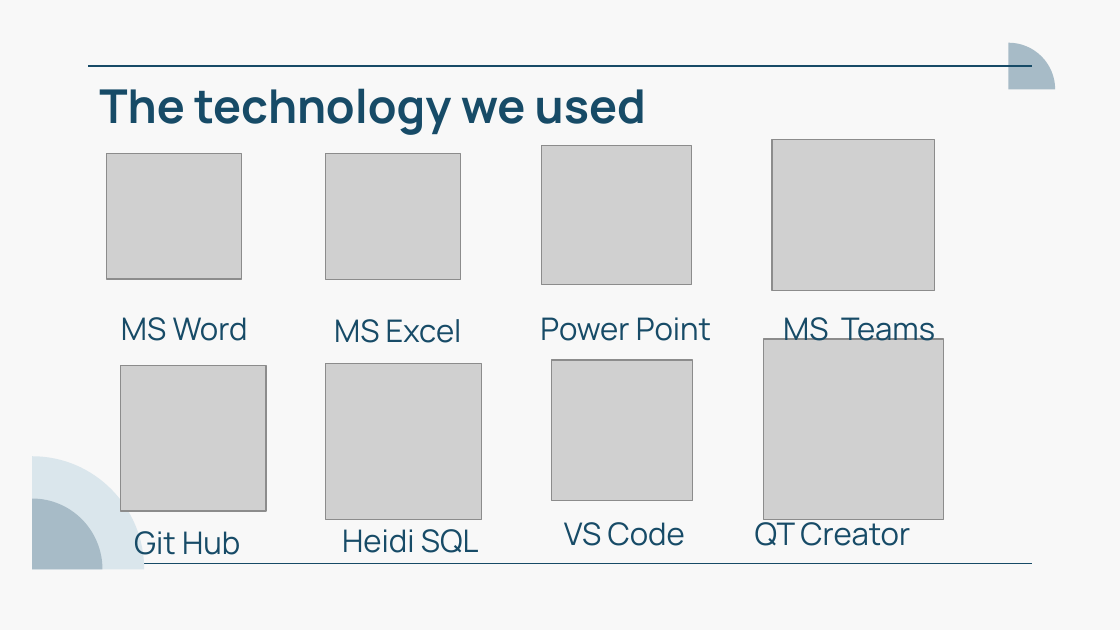
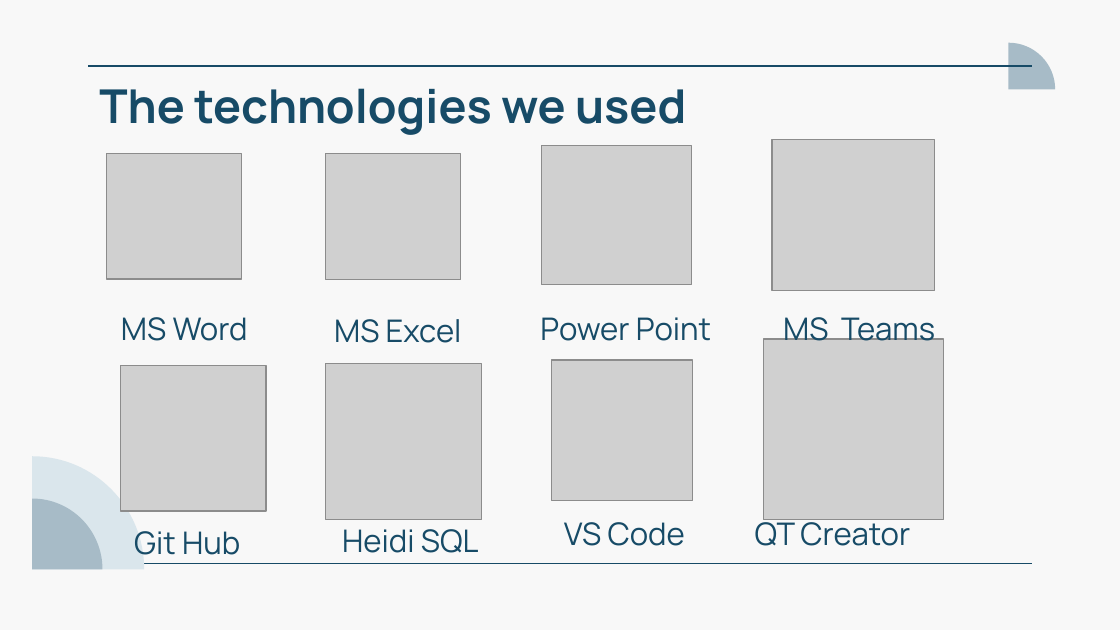
Before and after one commit to codingburgas/school-project-assignment-codex, a slide deck: slide 5 of docs/codeX.pptx. Drawn at 1120x630 pixels with LibreOffice and Linux fonts; fonts in the diff are those of the drawing; grey boxes stand for pictures. Boxes give left, top, right and bottom in pixels: in the first picture for what was removed or moved away, otherwise in the second. Text is boxed around its words. In the diff, an @@ line names an element or a change of style, - is before the commit and + after.

```diff
--- a/docs/codeX.pptx
+++ b/docs/codeX.pptx
@@ title at [99,88,686,135]: text changed @@
-The technology we used
+The technologies we used
```
Also in this commit, not shown: 2 other slides changed, 1 other file.
